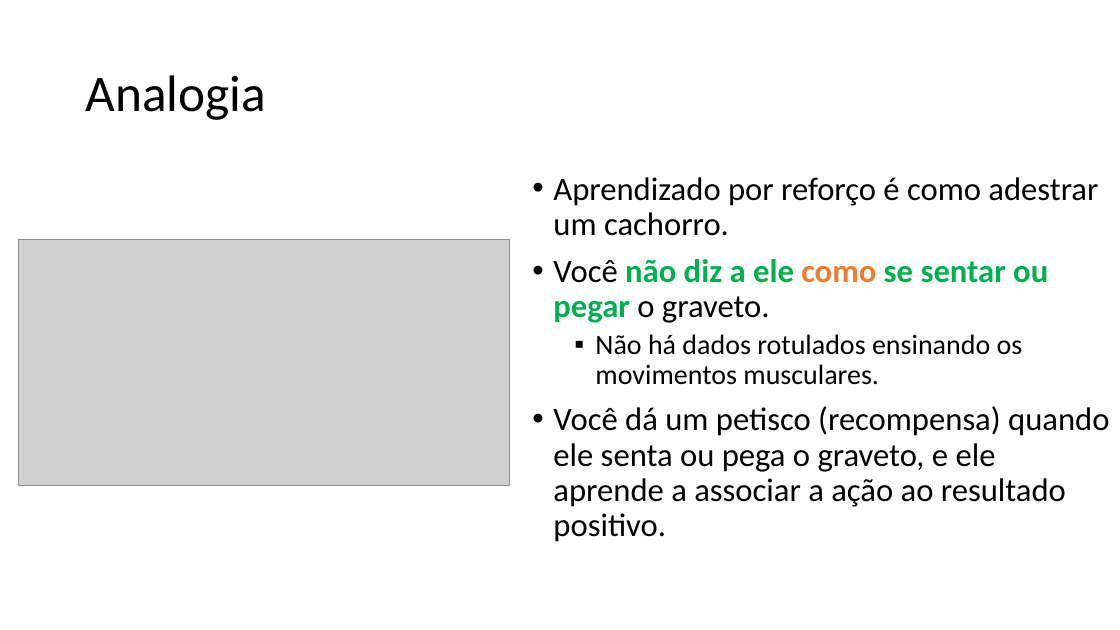
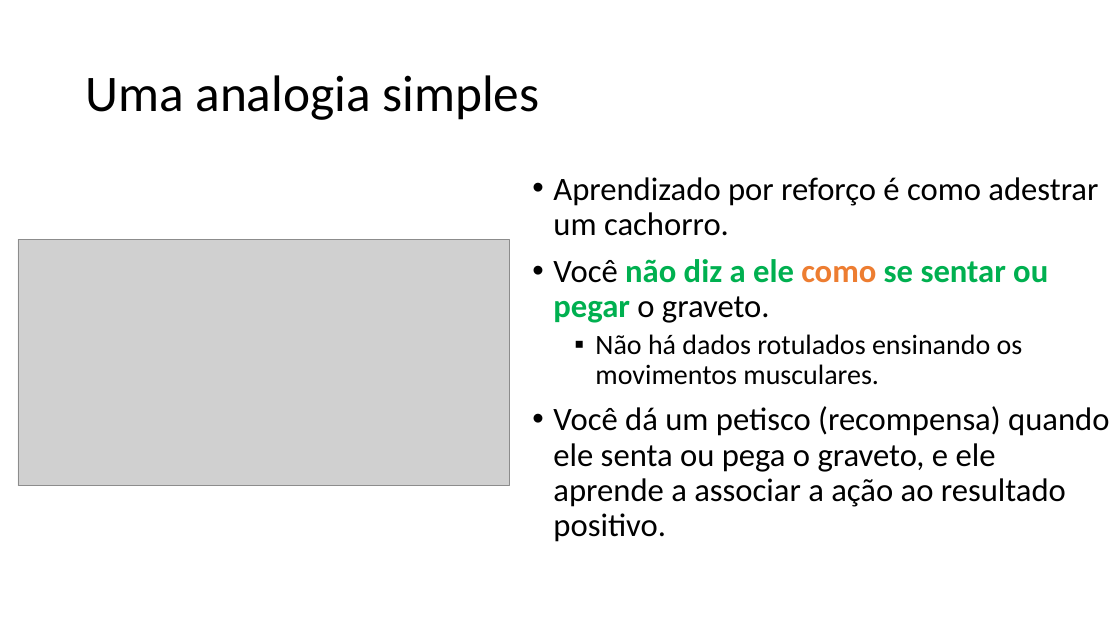
Before and after one commit to zz4fap/c24_inteligencia_artificial, a slide deck: slide 7 of slides/C24_Q_learning.pptx. Drawn at 1120x630 pixels with LibreOffice and Linux fonts; fonts in the diff are those of the drawing; grey boxes stand for pictures. Boxes give left, top, right and bottom in pixels: in the first picture for what was removed or moved away, otherwise in the second. Text is boxed around its words. In the diff, an @@ line names an element or a change of style, - is before the commit and + after.

```diff
--- a/slides/C24_Q_learning.pptx
+++ b/slides/C24_Q_learning.pptx
@@ title at [85,75,539,120]: text changed @@
-Analogia
+Uma analogia simples
```
Also in this commit, not shown: 11 other slides changed, 1 other file.
